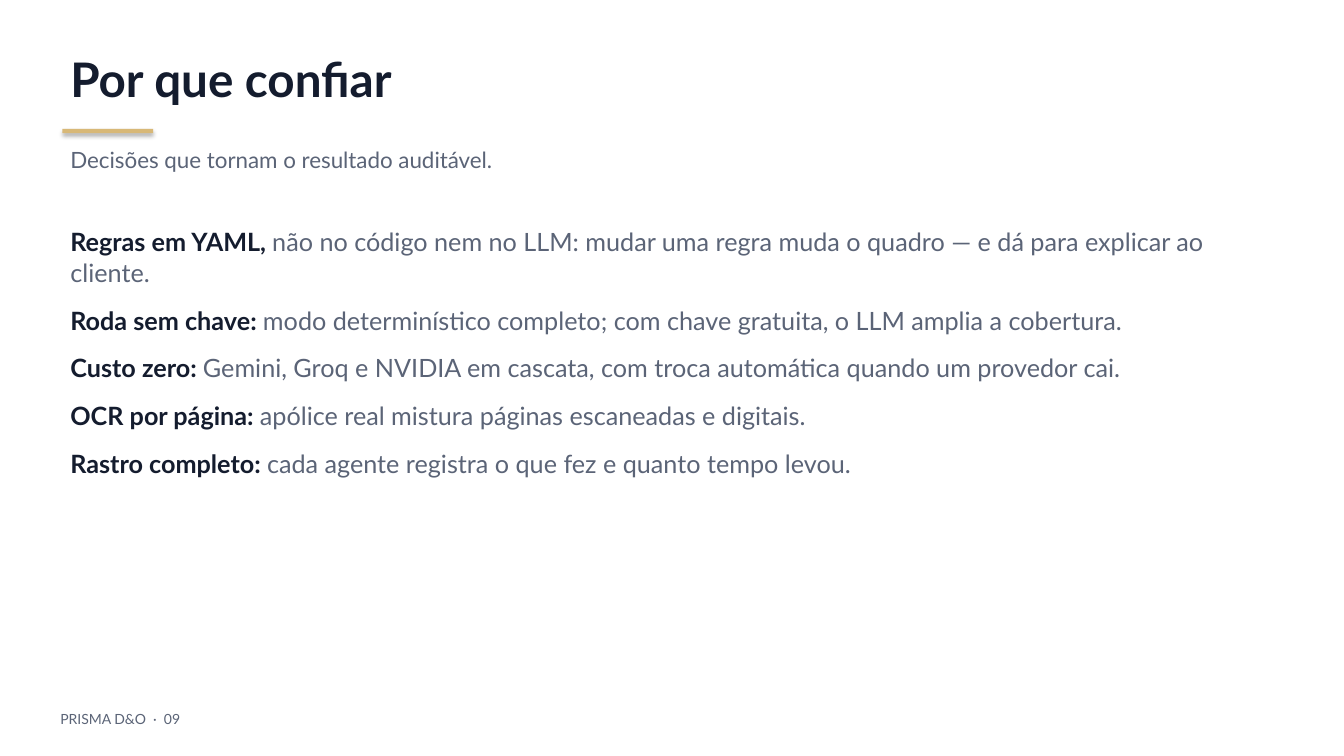
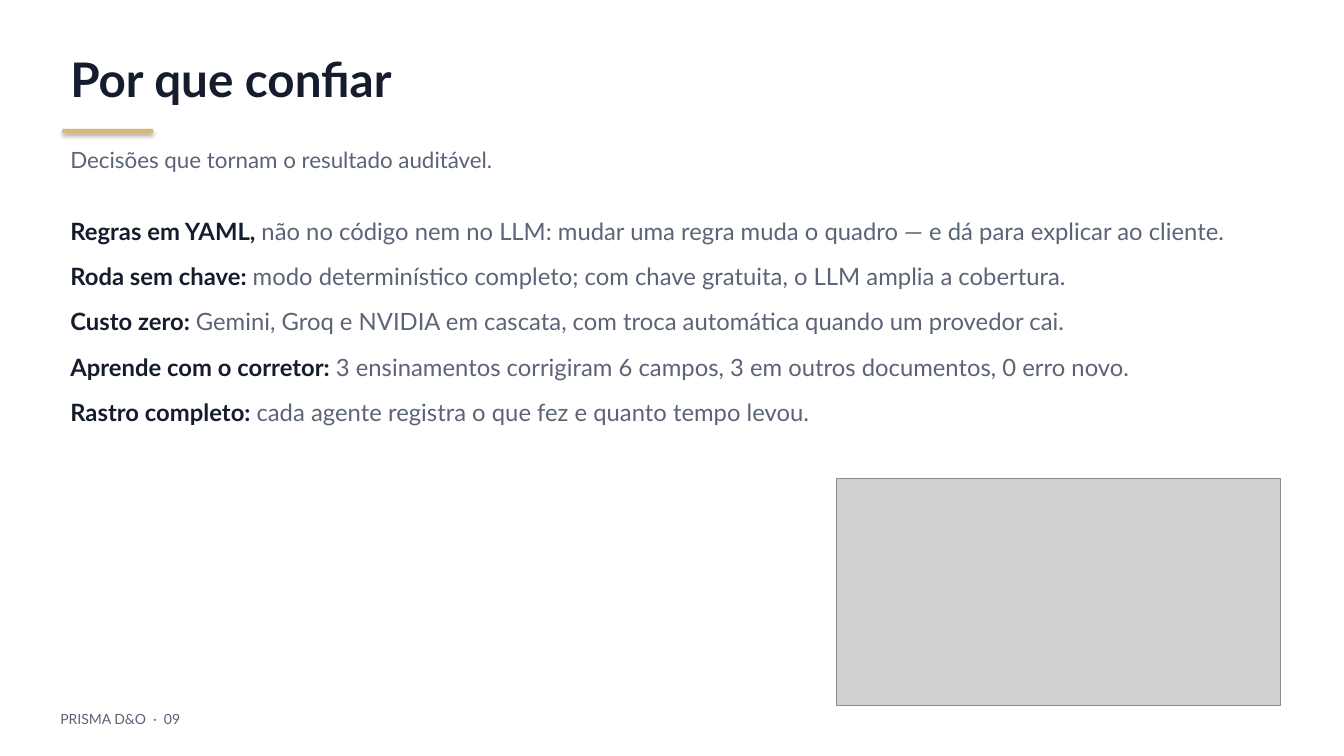
Before and after one commit to ROONDOW/prisma-do, a slide deck: slide 9 of Projeto_Final_Artefatos/InsurMinds_Projeto_Final.pptx. Drawn at 1344x756 pixels with LibreOffice and Linux fonts; fonts in the diff are those of the drawing; grey boxes stand for pictures. Boxes give left, top, right and bottom in pixels: in the first picture for what was removed or moved away, otherwise in the second. Text is boxed around its words. In the diff, an @@ line names an element or a change of style, - is before the commit and + after.

```diff
--- a/Projeto_Final_Artefatos/InsurMinds_Projeto_Final.pptx
+++ b/Projeto_Final_Artefatos/InsurMinds_Projeto_Final.pptx
@@ text "Regras em YAML, não no ...": place and size @@
-text "Regras em YAML, não no ..." at (70, 232, 1203, 478)
+text "Regras em YAML, não no ..." at (70, 222, 1224, 426)
@@ text at (70, 222, 1224, 426): size 18 to 17 pt in "Regras em YAML, não no código nem ...", "Roda sem chave: modo determinístico completo; com ...", "Custo zero: Gemini, Groq e NVIDIA em ...", "Rastro completo: cada agente registra o que ..." @@
@@ text at (70, 358, 1129, 381): text changed; size 18 to 17 pt @@
-OCR por página: apólice real mistura páginas escaneadas e digitais.
+Aprende com o corretor: 3 ensinamentos corrigiram 6 campos, 3 em outros documentos, 0 erro novo.
@@ picture added at (837, 479, 1280, 706) @@
```
Also in this commit, not shown: 3 other slides changed, 27 other files.
